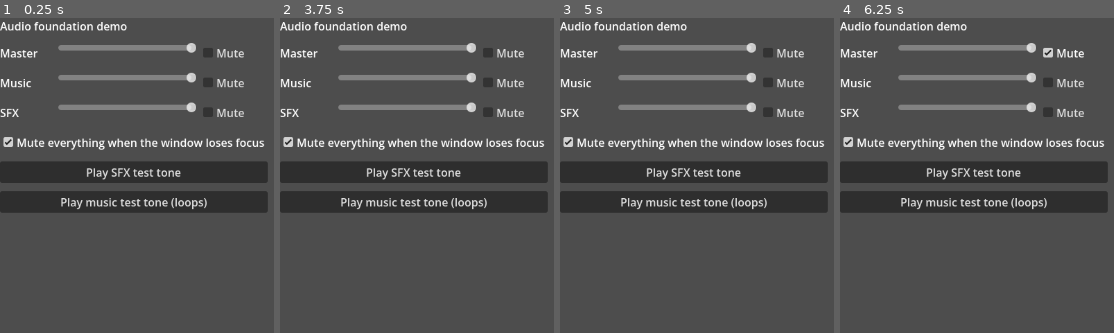
Above: before the commit, frames 1-4 (left to right).
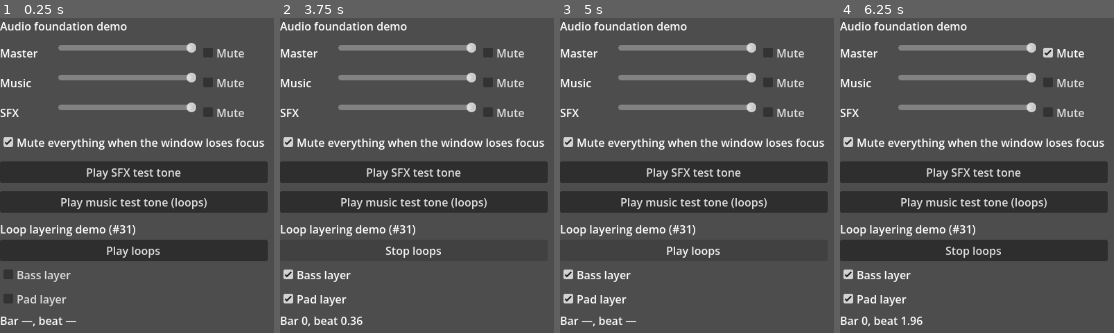
Above: after the commit, the same moments.

Repository: Luan-vP/godot-project-1
Game: Godot game, scene res://core/audio/audio_demo.tscn
The game is run twice, just before and just after one commit, with the same random seed, the same clock (stepped at 60 frames per second) and the same inputs. This scene is started directly instead of the project's main scene.
Inputs (mouse positions are in pixels of both pictures, inside the frame that each line leads up to):
- Up to frame 1 (0.25 s): no input
- Up to frame 2 (3.75 s): click (414, 273) at 0.5 s, where only the run after the commit has a clickable "Bass layer"; click (414, 298) at 1.25 s, where only the run after the commit has a clickable "Pad layer"; click "Play SFX test tone" at 2 s; click "Play SFX test tone" at 2.75 s; click (414, 251) at 3.5 s, where only the run after the commit has a clickable "Play loops"
- Up to frame 3 (5 s): click (694, 251) at 4.25 s, where only the run after the commit has a clickable "Stop loops"
- Up to frame 4 (6.25 s): click (974, 251) at 5 s, where only the run after the commit has a clickable "Play loops"; click "Mute" at 5.75 s

The runs differ from the first frame. In frame 1, 8.1% of the frame differs, in the area x 0-98%, y 65-99%; in frame 2, 2.2%; in frame 3, 2.0%; in frame 4, 8.3%.

Commit message:
Add synchronised loop layering to AudioManager
Loops now play through a single AudioStreamSynchronized so simultaneous
layers share one playback clock and cannot drift apart. Layer on/off
requests queue on a LoopLayerScheduler and only land on the next bar
boundary, computed by a pure MusicClock fed an AudioServer-corrected
playback position (get_time_since_last_mix/get_output_latency, not the
raw get_playback_position). Loops are declared as LoopLayer resources
rather than hardcoded paths, and tempo/bar length are configurable.

AudioStreamPlaylist and AudioStreamInteractive were evaluated and don't
fit: the former has no concept of simultaneous layers, and the latter
switches between one active clip at a time rather than layering several
independently. See core/audio/README.md for the full writeup.

Closes #31.

Co-authored-by: claude[bot] <209825114+claude[bot]@users.noreply.github.com>

Diff:
--- a/autoload/AudioManager.gd
+++ b/autoload/AudioManager.gd
@@ -18,6 +18,14 @@
 ## [SaveManager] and reloaded in [method _ready]. Nothing here knows about
 ## floaters, edges, or any other game concept — it is equally usable by a
 ## menu, a level, or a test.
+##
+## Loop layering (see core/audio/README.md for the reasoning) plays a set of
+## [LoopLayer]s through one [AudioStreamSynchronized], so they share a single
+## playback clock and cannot drift apart the way separate
+## [AudioStreamPlayer]s could. [method set_layer_active] queues its change on
+## a [LoopLayerScheduler] and releases it on the next bar boundary, computed
+## by a [MusicClock] from an [AudioServer]-corrected playback position (see
+## [method _get_loop_playback_seconds]).
 
 ## Emitted whenever a bus's volume changes, including on load. Carries the
 ## linear fraction, not decibels, so a slider can be driven directly.
@@ -38,6 +46,17 @@
 ## cut off to make room for a new one.
 const _SFX_POOL_SIZE := 8
 
+## [AudioStreamSynchronized] supports at most this many simultaneous streams.
+const MAX_LOOP_LAYERS := 32
+
+## dB floor a loop layer fades to when switched off. Not -INF, so a fade has
+## a concrete value to tween from when the layer is switched back on.
+const _LAYER_SILENT_DB := -80.0
+
+## How long a layer's on/off volume change takes, so it is a short crossfade
+## rather than an instant, potentially clicky jump.
+const _LAYER_FADE_SECONDS := 0.05
+
 ## Whether losing window focus (alt-tab, minimizing) mutes the Master bus.
 ## Persisted like any other audio setting.
 @export var mute_on_focus_loss: bool = true
@@ -48,6 +67,13 @@
 
 var _focus_muted := false
 var _master_mute_before_focus_loss := false
+
+var _loop_player: AudioStreamPlayer
+var _loop_stream: AudioStreamSynchronized
+var _loop_layers: Dictionary = {}  # layer_name -> {index: int, volume_db: float}
+var _loop_active_states: Dictionary = {}  # layer_name -> bool
+var _loop_clock: MusicClock
+var _loop_scheduler: LoopLayerScheduler
 
 
 func _ready() -> void:
@@ -63,7 +89,23 @@
 		add_child(player)
 		_sfx_players.append(player)
 
+	_loop_player = AudioStreamPlayer.new()
+	_loop_player.name = "LoopPlayer"
+	_loop_player.bus = MUSIC_BUS
+	add_child(_loop_player)
+	_loop_clock = MusicClock.new()
+	_loop_scheduler = LoopLayerScheduler.new(_loop_clock)
+
 	_load_settings()
+
+
+func _process(_delta: float) -> void:
+	if _loop_player == null or not _loop_player.playing:
+		return
+	var seconds := _get_loop_playback_seconds()
+	var changes := _loop_scheduler.update(seconds)
+	for layer_name: String in changes:
+		_apply_layer_active(layer_name, changes[layer_name])
 
 
 func _notification(what: int) -> void:
@@ -101,6 +143,125 @@
 
 func is_music_playing() -> bool:
 	return _music_player.playing
+
+
+## Sets the tempo and bar length the loop layer clock schedules against.
+## Configurable rather than baked in; safe to call before or during
+## playback, though it does not retroactively move a bar boundary a change
+## has already been scheduled against.
+func set_tempo(tempo_bpm: float, beats_per_bar: int = 4) -> void:
+	_loop_clock = MusicClock.new(tempo_bpm, beats_per_bar)
+	_loop_scheduler.set_clock(_loop_clock)
+
+
+## Declares the set of loops available to layer together, as data (see
+## [LoopLayer]) rather than paths hardcoded into a script. Stops playback and
+## resets every layer to inactive; call [method play_loops] and
+## [method set_layer_active] afterwards to start again.
+func configure_loop_layers(layers: Array[LoopLayer]) -> void:
+	if layers.size() > MAX_LOOP_LAYERS:
+		var msg := "AudioManager: %d loop layers requested, only %d supported; the rest are dropped"
+		push_warning(msg % [layers.size(), MAX_LOOP_LAYERS])
+
+	stop_loops()
+	_loop_layers.clear()
+	_loop_active_states.clear()
+
+	var sync := AudioStreamSynchronized.new()
+	sync.stream_count = mini(layers.size(), MAX_LOOP_LAYERS)
+	for i in sync.stream_count:
+		var layer := layers[i]
+		sync.set_sync_stream(i, layer.stream)
+		sync.set_sync_stream_volume(i, _LAYER_SILENT_DB)
+		_loop_layers[layer.layer_name] = {"index": i, "volume_db": layer.volume_db}
+		_loop_active_states[layer.layer_name] = false
+
+	_loop_stream = sync
+	_loop_player.stream = _loop_stream
+
+
+## Starts the configured loop layers playing together. Layers switched on
+## before this call (while nothing was playing yet) are already audible from
+## the first frame; layers switched on afterwards fade in on the next bar.
+func play_loops() -> void:
+	if _loop_player.playing:
+		return
+	_loop_player.play()
+	_loop_scheduler.reset()
+
+
+## Stops loop playback entirely and discards any pending layer changes.
+func stop_loops() -> void:
+	_loop_player.stop()
+	_loop_scheduler.reset()
+
+
+func is_loops_playing() -> bool:
+	return _loop_player.playing
+
+
+## Turns a loop layer on or off. Before playback has started, this takes
+## effect immediately. Once loops are playing, the change is queued and only
+## lands on the next bar boundary — a layer requested mid-bar enters at the
+## next bar, not the instant it was asked for.
+func set_layer_active(layer_name: String, active: bool) -> void:
+	if not _loop_layers.has(layer_name):
+		push_warning("AudioManager: unknown loop layer '%s'" % layer_name)
+		return
+	if not _loop_player.playing:
+		_apply_layer_active(layer_name, active)
+		return
+	_loop_scheduler.request(layer_name, active)
+
+
+func is_layer_active(layer_name: String) -> bool:
+	return _loop_active_states.get(layer_name, false)
+
+
+## The bar currently playing, computed from an [AudioServer]-corrected
+## playback position. Bar 0 is the first bar; meaningless (0) while nothing
+## is playing.
+func get_current_bar() -> int:
+	return _loop_clock.bar_at(_get_loop_playback_seconds())
+
+
+## Position within the current bar, in beats, from 0 up to (not including)
+## the configured beats per bar.
+func get_current_beat() -> float:
+	return _loop_clock.beat_in_bar_at(_get_loop_playback_seconds())
+
+
+func get_seconds_until_next_bar() -> float:
+	return _loop_clock.seconds_until_next_bar(_get_loop_playback_seconds())
+
+
+func _apply_layer_active(layer_name: String, active: bool) -> void:
+	_loop_active_states[layer_name] = active
+	var info: Dictionary = _loop_layers[layer_name]
+	var index: int = info["index"]
+	var target_db: float = info["volume_db"] if active else _LAYER_SILENT_DB
+	var tween := create_tween()
+	tween.tween_method(
+		func(db: float): _loop_stream.set_sync_stream_volume(index, db),
+		_loop_stream.get_sync_stream_volume(index),
+		target_db,
+		_LAYER_FADE_SECONDS
+	)
+
+
+## [AudioStreamPlayer.get_playback_position] only updates once per mix
+## buffer, so scheduling against it directly is fine in the editor and
+## audibly loose on other hardware — the classic trap. Correcting it with
+## [method AudioServer.get_time_since_last_mix] and
+## [method AudioServer.get_output_latency] is the fix Godot's own docs
+## recommend for exactly this.
+func _get_loop_playback_seconds() -> float:
+	if not _loop_player.playing:
+		return 0.0
+	var time := _loop_player.get_playback_position()
+	time += AudioServer.get_time_since_last_mix()
+	time -= AudioServer.get_output_latency()
+	return maxf(time, 0.0)
 
 
 ## Sets a bus's volume from a linear fraction in [0, 1], converting to
--- a/core/audio/audio_demo.gd
+++ b/core/audio/audio_demo.gd
@@ -1,8 +1,10 @@
 extends Control
 ## Manual, audible proof that the audio foundation works. Open this scene and
 ## run it directly (F6) — nothing here is game-specific, it only exercises
-## [AudioManager]: a slider and mute box per bus, a focus-mute toggle, and two
-## buttons that play a procedural [AudioTestTone] through SFX and Music.
+## [AudioManager]: a slider and mute box per bus, a focus-mute toggle, two
+## buttons that play a procedural [AudioTestTone] through SFX and Music, and a
+## loop layering section (#31) that plays two phase-locked test-tone loops
+## and toggles them on a bar boundary.
 
 const _BUSES: Array[String] = [
 	AudioManager.MASTER_BUS, AudioManager.MUSIC_BUS, AudioManager.SFX_BUS
@@ -10,6 +12,9 @@
 
 var _music_playing := false
 var _music_button: Button
+
+var _play_loops_button: Button
+var _bar_beat_label: Label
 
 
 func _ready() -> void:
@@ -38,6 +43,86 @@
 	_music_button.text = "Play music test tone (loops)"
 	_music_button.pressed.connect(_on_music_pressed)
 	root.add_child(_music_button)
+
+	root.add_child(_build_loop_layer_demo_section())
+
+
+func _process(_delta: float) -> void:
+	if _bar_beat_label == null:
+		return
+	if not AudioManager.is_loops_playing():
+		_bar_beat_label.text = "Bar —, beat —"
+		return
+	var bar := AudioManager.get_current_bar()
+	var beat := AudioManager.get_current_beat()
+	_bar_beat_label.text = "Bar %d, beat %.2f" % [bar, beat]
+
+
+## Manual proof of #31: two procedural loops configured as [LoopLayer] data,
+## played phase-locked through [method AudioManager.play_loops], with each
+## layer toggled on a bar boundary rather than restarting anything. Listen
+## for the pad layer fading in cleanly on the next bar, not clicking in
+## immediately, and watch the bar/beat label keep counting without either
+## layer drifting out of phase with the other.
+func _build_loop_layer_demo_section() -> VBoxContainer:
+	var section := VBoxContainer.new()
+
+	var title := Label.new()
+	title.text = "Loop layering demo (#31)"
+	section.add_child(title)
+
+	_configure_demo_loops()
+
+	_play_loops_button = Button.new()
+	_play_loops_button.text = "Play loops"
+	_play_loops_button.pressed.connect(_on_play_loops_pressed)
+	section.add_child(_play_loops_button)
+
+	var bass_box := CheckBox.new()
+	bass_box.text = "Bass layer"
+	bass_box.toggled.connect(func(pressed: bool): AudioManager.set_layer_active("bass", pressed))
+	section.add_child(bass_box)
+
+	var pad_box := CheckBox.new()
+	pad_box.text = "Pad layer"
+	pad_box.toggled.connect(func(pressed: bool): AudioManager.set_layer_active("pad", pressed))
+	section.add_child(pad_box)
+
+	_bar_beat_label = Label.new()
+	section.add_child(_bar_beat_label)
+
+	return section
+
+
+func _configure_demo_loops() -> void:
+	AudioManager.set_tempo(96.0, 4)
+
+	var bass := LoopLayer.new()
+	bass.layer_name = "bass"
+	bass.stream = _looping_demo_tone(110.0)
+
+	var pad := LoopLayer.new()
+	pad.layer_name = "pad"
+	pad.stream = _looping_demo_tone(330.0)
+
+	var layers: Array[LoopLayer] = [bass, pad]
+	AudioManager.configure_loop_layers(layers)
+
+
+func _looping_demo_tone(frequency: float) -> AudioStreamWAV:
+	var stream := AudioTestTone.generate(frequency, 2.0, 0.3)
+	stream.loop_mode = AudioStreamWAV.LOOP_FORWARD
+	stream.loop_end = stream.data.size() / 2
+	return stream
+
+
+func _on_play_loops_pressed() -> void:
+	if AudioManager.is_loops_playing():
+		AudioManager.stop_loops()
+		_play_loops_button.text = "Play loops"
+	else:
+		AudioManager.play_loops()
+		_play_loops_button.text = "Stop loops"
 
 
 func _build_bus_row(bus_name: String) -> HBoxContainer:
--- /dev/null
+++ b/core/audio/loop_layer.gd
@@ -0,0 +1,25 @@
+class_name LoopLayer
+extends Resource
+## Data describing one layer of a synchronised loop stack: a name to address
+## it by, the stream it plays, and the volume it plays at when active.
+##
+## Deliberately just data. What the loop stream actually is — a shipped file,
+## or a procedurally generated buffer if #28 lands on procedural audio — is
+## none of this resource's or [AudioManager]'s concern; only [member stream]
+## matters, not where it came from. A set of these is assigned to
+## [method AudioManager.configure_loop_layers] rather than paths being
+## hardcoded into a script.
+
+## Name callers use to address this layer, e.g. via
+## [method AudioManager.set_layer_active]. Must be unique within a set of
+## layers configured together.
+@export var layer_name: String = ""
+
+## The loop's audio stream. Expected to already be set up to loop (e.g.
+## [member AudioStreamWAV.loop_mode]) and to be the same length, or a clean
+## divisor/multiple of the same length, as the other layers it plays with —
+## staying in sync depends on the streams themselves lining up.
+@export var stream: AudioStream
+
+## Volume this layer plays at once active, in decibels.
+@export var volume_db: float = 0.0
--- /dev/null
+++ b/core/audio/loop_layer_scheduler.gd
@@ -0,0 +1,58 @@
+class_name LoopLayerScheduler
+extends RefCounted
+## Queues layer on/off requests and releases them only when playback crosses
+## a bar boundary, so a change asked for mid-bar lands on the next one
+## instead of the instant it was asked for.
+##
+## Pure and [AudioServer]-free like [MusicClock]: [method update] is handed
+## the current elapsed seconds by the caller rather than reading one itself,
+## which is what makes the scheduling logic deterministically testable — a
+## test can call [method update] with any sequence of seconds values to
+## simulate time passing, without waiting on real playback.
+
+var _clock: MusicClock
+var _pending: Dictionary = {}
+var _last_bar: int = -1
+
+
+func _init(clock: MusicClock) -> void:
+	_clock = clock
+
+
+## Swaps in a new clock, e.g. after a tempo change. Does not affect any
+## requests already pending.
+func set_clock(clock: MusicClock) -> void:
+	_clock = clock
+
+
+## Forgets where "the last bar" was and any pending requests. Call when
+## playback (re)starts, so the first [method update] establishes a fresh
+## baseline instead of comparing against a bar from a previous run.
+func reset() -> void:
+	_pending.clear()
+	_last_bar = -1
+
+
+## Queues [param layer_name] to become active/inactive on the next bar
+## boundary. A later call for the same layer before that boundary replaces
+## the earlier one — only the most recent request per layer is honoured.
+func request(layer_name: String, active: bool) -> void:
+	_pending[layer_name] = active
+
+
+## Advances the scheduler to [param seconds] and returns the layer_name ->
+## active changes that just landed on a bar boundary, as a [Dictionary]
+## (empty if none did, including on the very first call after a [method
+## reset], which only establishes the starting bar).
+func update(seconds: float) -> Dictionary:
+	var bar := _clock.bar_at(seconds)
+	if _last_bar == -1:
+		_last_bar = bar
+		return {}
+	if bar == _last_bar or _pending.is_empty():
+		_last_bar = bar
+		return {}
+	_last_bar = bar
+	var changes := _pending.duplicate()
+	_pending.clear()
+	return changes
--- /dev/null
+++ b/core/audio/music_clock.gd
@@ -0,0 +1,51 @@
+class_name MusicClock
+extends RefCounted
+## A readable musical clock: turns an elapsed-seconds position into a bar and
+## a beat within that bar, given a tempo and a bar length.
+##
+## Deliberately pure and [AudioServer]-free — every method takes the elapsed
+## seconds it should answer for, rather than reading a clock itself. That is
+## what makes it possible for a test to "advance" it deterministically: call
+## [method bar_at] with whatever seconds value the test wants, instead of
+## waiting on real playback. Production code (see [AudioManager]) is
+## responsible for supplying an accurate seconds value; see
+## [method AudioManager._get_loop_playback_seconds] for why that is not as
+## simple as [method AudioStreamPlayer.get_playback_position].
+##
+## Tempo and bar length are constructor arguments, not constants, so both are
+## configurable rather than baked in.
+
+var tempo_bpm: float
+var beats_per_bar: int
+
+
+func _init(p_tempo_bpm: float = 120.0, p_beats_per_bar: int = 4) -> void:
+	tempo_bpm = p_tempo_bpm
+	beats_per_bar = p_beats_per_bar
+
+
+func seconds_per_beat() -> float:
+	return 60.0 / tempo_bpm
+
+
+func seconds_per_bar() -> float:
+	return seconds_per_beat() * beats_per_bar
+
+
+## The bar containing [param seconds]. Bar 0 is the first bar.
+func bar_at(seconds: float) -> int:
+	return int(floor(seconds / seconds_per_bar()))
+
+
+## Position within the current bar, in beats, from 0 (inclusive) up to
+## [member beats_per_bar] (exclusive).
+func beat_in_bar_at(seconds: float) -> float:
+	return fposmod(seconds, seconds_per_bar()) / seconds_per_beat()
+
+
+## How many seconds remain until the next bar boundary strictly after
+## [param seconds].
+func seconds_until_next_bar(seconds: float) -> float:
+	var bar_length := seconds_per_bar()
+	var into_bar := fposmod(seconds, bar_length)
+	return bar_length - into_bar
--- /dev/null
+++ b/tests/test_loop_layer_scheduler.gd
@@ -0,0 +1,76 @@
+extends GutTest
+## Covers [LoopLayerScheduler]: requests queue and only release on a bar
+## boundary, never before. Driven with synthetic seconds values passed
+## straight to [method LoopLayerScheduler.update], so a bar boundary is
+## "advanced" to on demand rather than by waiting on real playback.
+
+const _CLOCK_TEMPO_BPM := 120.0
+const _CLOCK_BEATS_PER_BAR := 4
+# 120 BPM, 4 beats/bar => 2 seconds per bar.
+const _BAR_SECONDS := 2.0
+
+var _scheduler: LoopLayerScheduler
+
+
+func before_each() -> void:
+	_scheduler = LoopLayerScheduler.new(MusicClock.new(_CLOCK_TEMPO_BPM, _CLOCK_BEATS_PER_BAR))
+
+
+func test_first_update_establishes_a_baseline_without_releasing_anything() -> void:
+	_scheduler.request("bass", true)
+	var changes := _scheduler.update(0.0)
+	assert_true(changes.is_empty(), "First update should only set the starting bar")
+
+
+func test_request_mid_bar_does_not_release_until_the_next_bar() -> void:
+	_scheduler.update(0.0)  # Establish bar 0 as the baseline.
+	_scheduler.request("bass", true)
+	var still_mid_bar := _scheduler.update(1.9)
+	assert_true(still_mid_bar.is_empty(), "Still bar 0; must not release yet")
+
+
+func test_request_releases_exactly_when_the_bar_advances() -> void:
+	_scheduler.update(0.0)
+	_scheduler.request("bass", true)
+	var changes := _scheduler.update(2.1)  # Now bar 1.
+	assert_eq(changes, {"bass": true})
+
+
+func test_no_pending_requests_means_no_changes_even_across_a_bar_boundary() -> void:
+	_scheduler.update(0.0)
+	var changes := _scheduler.update(2.1)
+	assert_true(changes.is_empty())
+
+
+func test_a_later_request_for_the_same_layer_replaces_the_earlier_one() -> void:
+	_scheduler.update(0.0)
+	_scheduler.request("pad", true)
+	_scheduler.request("pad", false)  # Changed its mind before the bar landed.
+	var changes := _scheduler.update(2.1)
+	assert_eq(changes, {"pad": false})
+
+
+func test_multiple_layers_requested_in_the_same_bar_release_together() -> void:
+	_scheduler.update(0.0)
+	_scheduler.request("bass", true)
+	_scheduler.request("pad", false)
+	var changes := _scheduler.update(2.1)
+	assert_eq(changes, {"bass": true, "pad": false})
+
+
+func test_released_changes_are_not_repeated_on_a_later_bar() -> void:
+	_scheduler.update(0.0)
+	_scheduler.request("bass", true)
+	_scheduler.update(2.1)
+	var changes := _scheduler.update(4.1)  # Bar 2, nothing new pending.
+	assert_true(changes.is_empty())
+
+
+func test_reset_clears_pending_requests_and_the_bar_baseline() -> void:
+	_scheduler.update(0.0)
+	_scheduler.request("bass", true)
+	_scheduler.reset()
+	# Baseline forgotten, so this call only re-establishes it, even at what
+	# would otherwise read as a new bar.
+	var changes := _scheduler.update(2.1)
+	assert_true(changes.is_empty(), "Reset should have discarded the pending request")
--- /dev/null
+++ b/tests/test_music_clock.gd
@@ -0,0 +1,46 @@
+extends GutTest
+## Covers [MusicClock]'s tempo/bar math directly, with synthetic seconds
+## values rather than real playback — the "advance it deterministically"
+## acceptance criterion from #31. No drift is provable here because the
+## clock never accumulates state across calls; every answer is a pure
+## function of the seconds it is given, however large.
+
+
+func test_bar_zero_covers_the_first_bar() -> void:
+	var clock := MusicClock.new(120.0, 4)
+	# 120 BPM, 4 beats/bar => 2 seconds per bar.
+	assert_eq(clock.bar_at(0.0), 0)
+	assert_eq(clock.bar_at(1.9), 0)
+	assert_eq(clock.bar_at(2.0), 1)
+	assert_eq(clock.bar_at(3.9), 1)
+	assert_eq(clock.bar_at(4.0), 2)
+
+
+func test_bar_math_holds_far_into_a_long_session() -> void:
+	var clock := MusicClock.new(120.0, 4)
+	# Ten minutes in, still exactly on the pure formula, no accumulated drift.
+	var ten_minutes := 600.0
+	assert_eq(clock.bar_at(ten_minutes), int(ten_minutes / 2.0))
+
+
+func test_beat_in_bar_wraps_within_the_bar() -> void:
+	var clock := MusicClock.new(120.0, 4)
+	assert_almost_eq(clock.beat_in_bar_at(0.0), 0.0, 0.001)
+	assert_almost_eq(clock.beat_in_bar_at(0.5), 1.0, 0.001)
+	assert_almost_eq(clock.beat_in_bar_at(1.75), 3.5, 0.001)
+	# Wrapped into the next bar: 2.0s is bar 1, beat 0 again.
+	assert_almost_eq(clock.beat_in_bar_at(2.0), 0.0, 0.001)
+
+
+func test_seconds_until_next_bar_counts_down_across_the_boundary() -> void:
+	var clock := MusicClock.new(120.0, 4)
+	assert_almost_eq(clock.seconds_until_next_bar(0.0), 2.0, 0.001)
+	assert_almost_eq(clock.seconds_until_next_bar(1.5), 0.5, 0.001)
+	assert_almost_eq(clock.seconds_until_next_bar(2.0), 2.0, 0.001)
+
+
+func test_tempo_and_bar_length_are_configurable() -> void:
+	var fast_clock := MusicClock.new(240.0, 3)
+	# 240 BPM, 3 beats/bar => 0.75 seconds per bar.
+	assert_almost_eq(fast_clock.seconds_per_bar(), 0.75, 0.001)
+	assert_eq(fast_clock.bar_at(0.8), 1)
--- /dev/null
+++ b/tests/test_music_layers.gd
@@ -0,0 +1,65 @@
+extends GutTest
+## Covers [AudioManager]'s loop layering: layers configured as data, brought
+## in and out without restarting playback, and landing on a bar boundary
+## rather than instantly once loops are already running.
+##
+## Tempo is set unrealistically fast (0.05s bars) purely so the "next bar"
+## test can observe a real boundary pass within the test timeout instead of
+## waiting on a musically sensible tempo. The no-drift-over-ten-minutes
+## acceptance criterion in #31 is a manual_verification concern — see
+## core/audio/README.md — not something this suite waits ten minutes to
+## prove.
+
+const FRAME_TIMEOUT := 5.0
+
+
+func before_each() -> void:
+	AudioManager.set_tempo(1200.0, 1)  # 0.05s per bar.
+	var layer := LoopLayer.new()
+	layer.layer_name = "bass"
+	layer.stream = _looping_tone()
+	var layers: Array[LoopLayer] = [layer]
+	AudioManager.configure_loop_layers(layers)
+
+
+func after_each() -> void:
+	var no_layers: Array[LoopLayer] = []
+	AudioManager.configure_loop_layers(no_layers)
+	AudioManager.set_tempo(120.0, 4)
+
+
+func _looping_tone() -> AudioStreamWAV:
+	var stream := AudioTestTone.generate(440.0, 0.2, 0.3)
+	stream.loop_mode = AudioStreamWAV.LOOP_FORWARD
+	stream.loop_end = stream.data.size() / 2
+	return stream
+
+
+func test_configured_layer_starts_inactive() -> void:
+	assert_false(AudioManager.is_layer_active("bass"))
+
+
+func test_layer_activated_before_play_takes_effect_immediately() -> void:
+	AudioManager.set_layer_active("bass", true)
+	assert_true(AudioManager.is_layer_active("bass"))
+
+
+func test_play_loops_starts_playback() -> void:
+	AudioManager.play_loops()
+	assert_true(AudioManager.is_loops_playing())
+	AudioManager.stop_loops()
+	assert_false(AudioManager.is_loops_playing())
+
+
+func test_layer_requested_while_playing_lands_on_a_later_bar_not_immediately() -> void:
+	AudioManager.play_loops()
+	AudioManager.set_layer_active("bass", true)
+	assert_false(AudioManager.is_layer_active("bass"), "Should still be pending, not applied yet")
+	var bass_became_active := func(): return AudioManager.is_layer_active("bass")
+	var arrived: bool = await wait_until(bass_became_active, FRAME_TIMEOUT)
+	assert_true(arrived, "Layer should become active once a bar boundary passes")
+
+
+func test_unknown_layer_does_not_crash() -> void:
+	AudioManager.set_layer_active("nonexistent", true)
+	assert_false(AudioManager.is_layer_active("nonexistent"))
